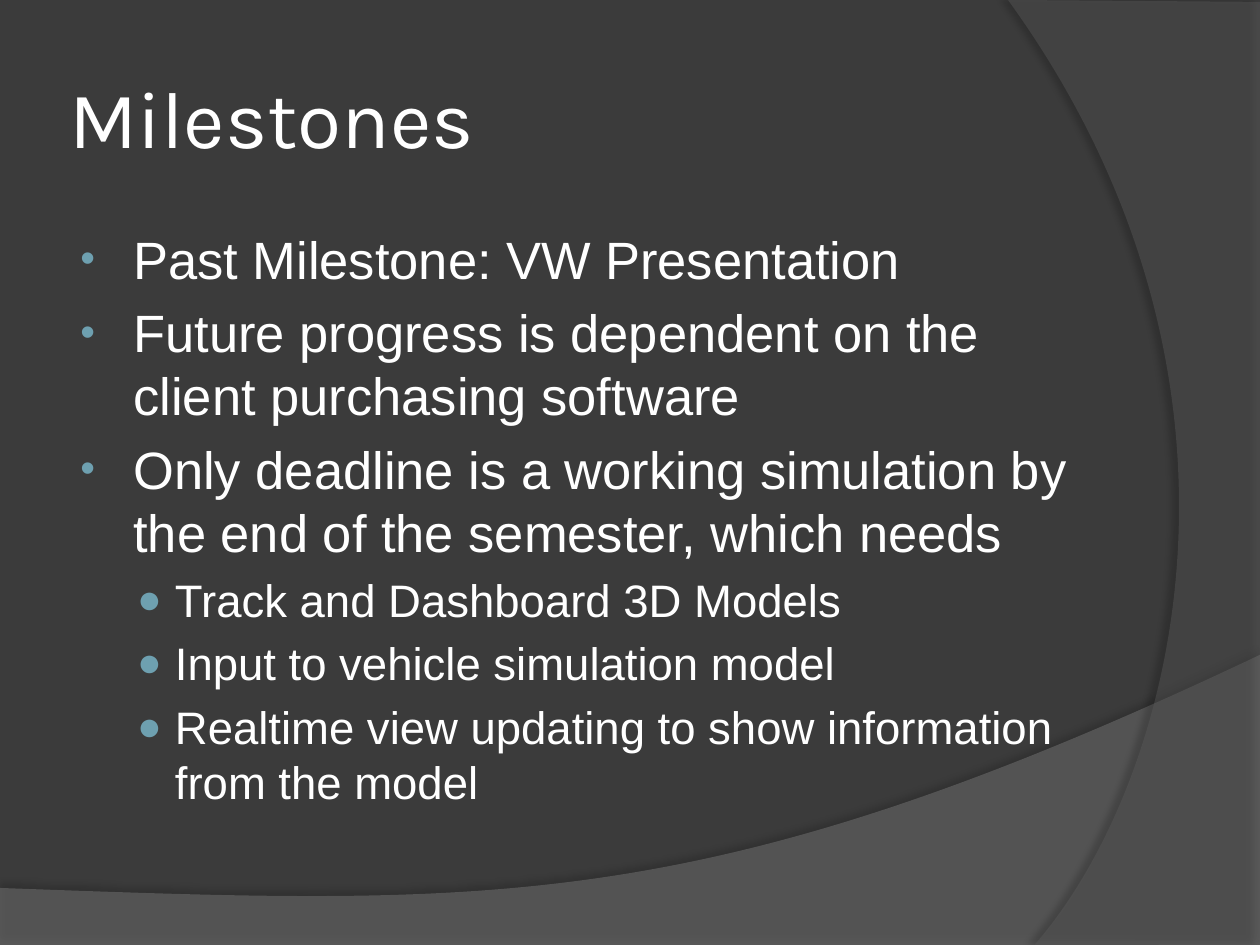
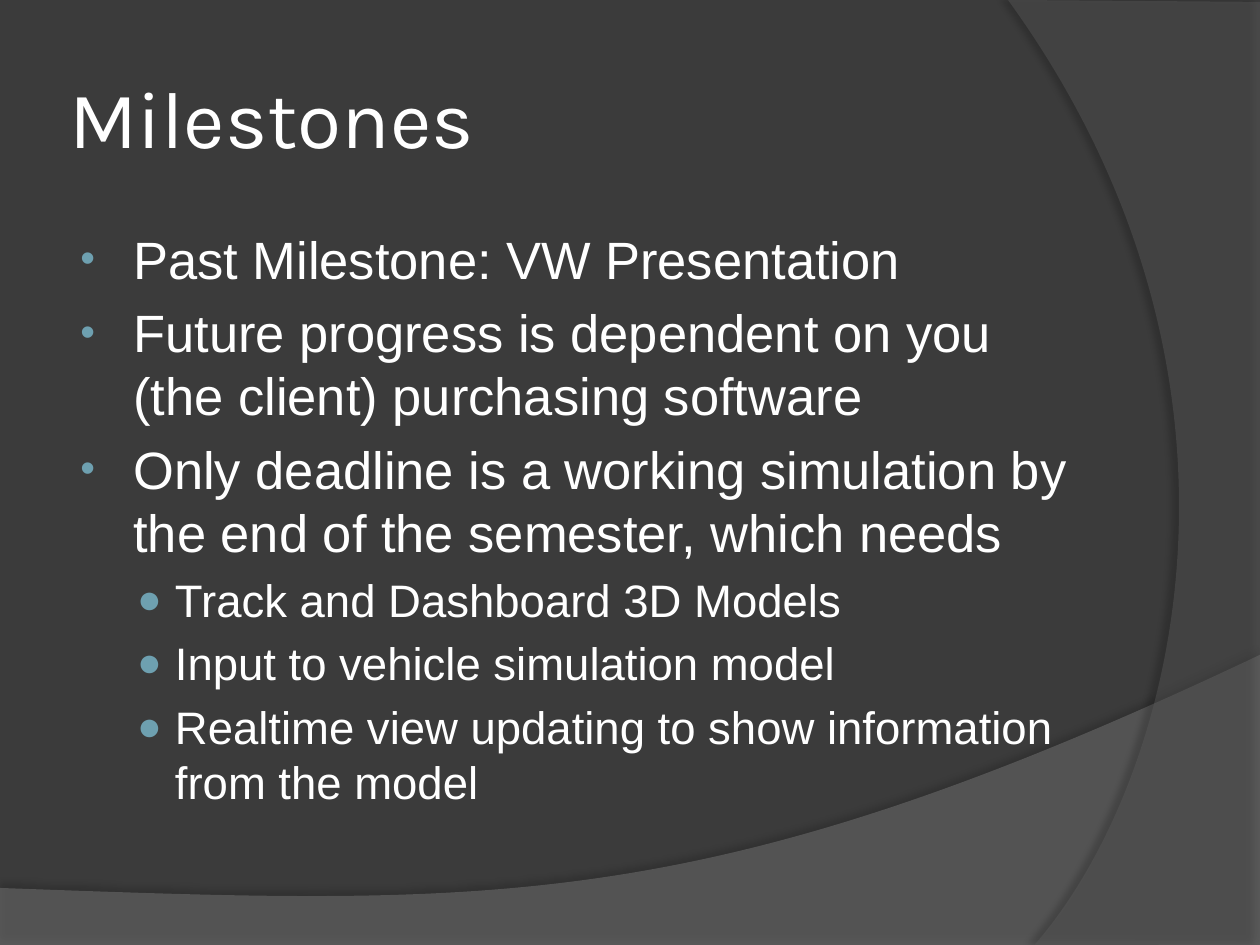
Before and after one commit to zachrob/VW-DrivingSim, a slide deck: slide 6 of Class Presentation 10-30-2013/Presentation.pptx (slide 5 before the commit). Drawn at 1260x945 pixels with LibreOffice and Linux fonts; fonts in the diff are those of the drawing. Boxes give left, top, right and bottom in pixels: in the first picture for what was removed or moved away, otherwise in the second. Text is boxed around its words. In the diff, an @@ line names an element or a change of style, - is before the commit and + after.

```diff
--- a/Class Presentation 10-30-2013/Presentation.pptx
+++ b/Class Presentation 10-30-2013/Presentation.pptx
@@ text at <box>133,314,991,426</box>: text changed @@
-• Future progress is dependent on the client purchasing software
+• Future progress is dependent on you (the client) purchasing software
```
Also in this commit, not shown: 2 other slides changed, 1 slide added.
